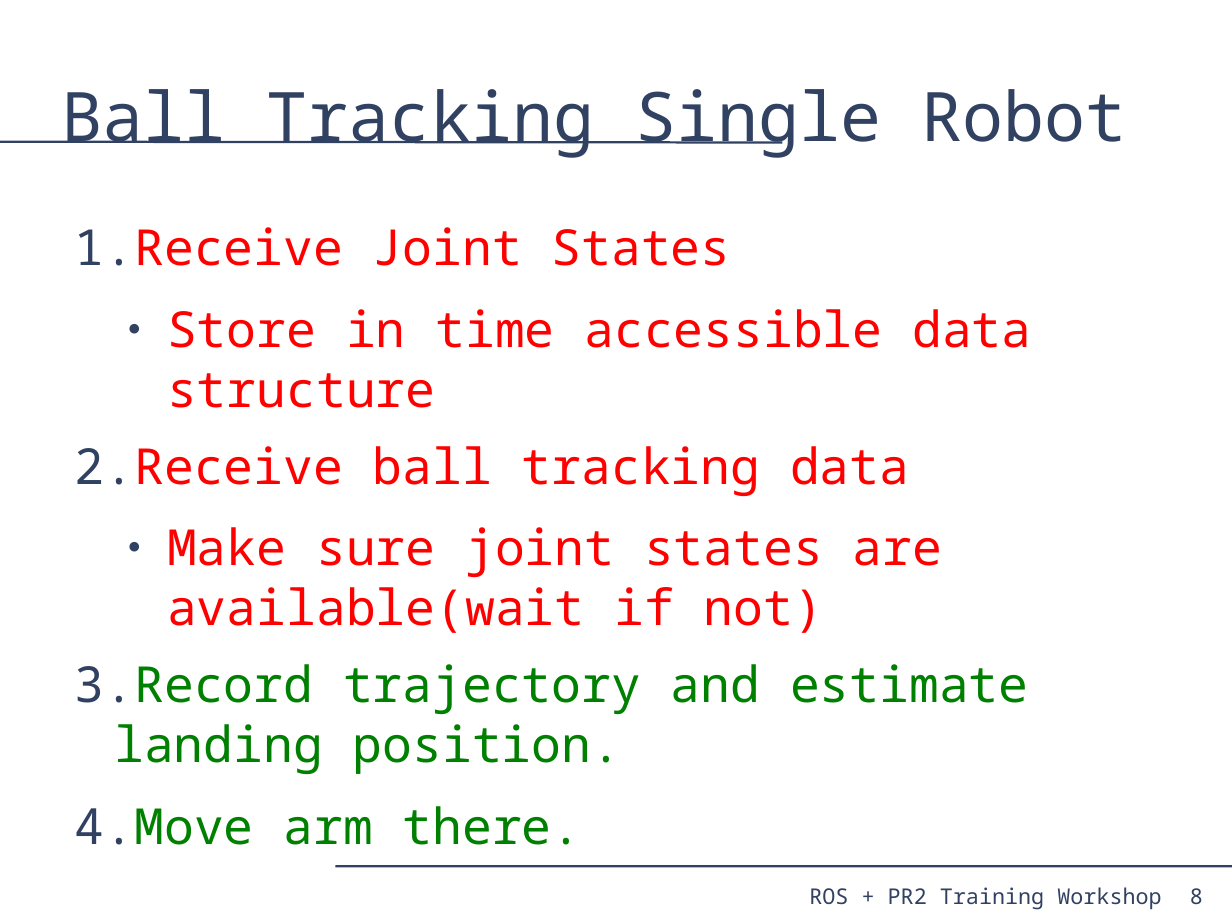
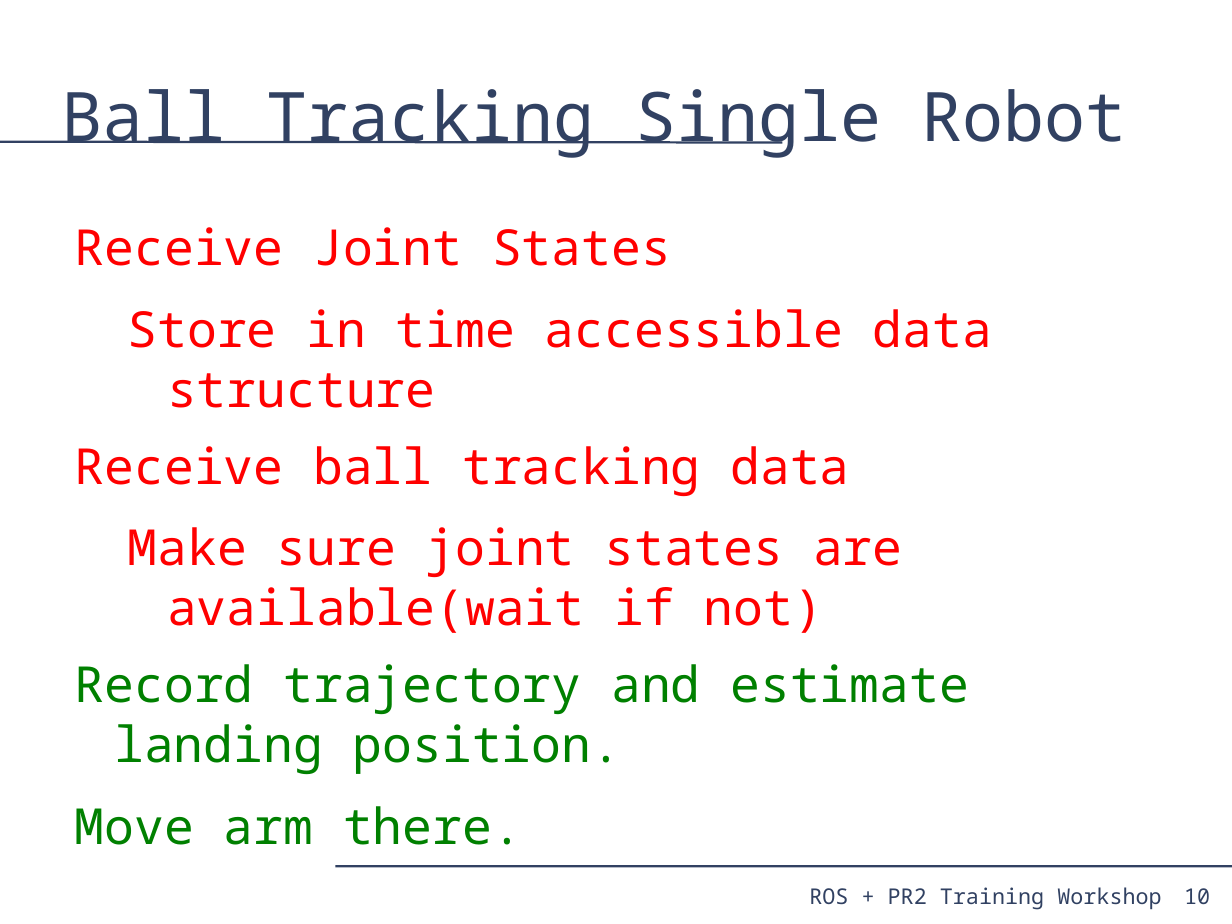
Before and after one commit to PR2/pr2_docs, a slide deck: slide 10 of pr2_training_workshop/tf/tf_training.odp (slide 8 before the commit). Drawn at 1232x924 pixels with LibreOffice and Linux fonts; fonts in the diff are those of the drawing. Boxes give left, top, right and bottom in pixels: in the first picture for what was removed or moved away, otherwise in the second. Text is boxed around its words. In the diff, an @@ line names an element or a change of style, - is before the commit and + after.

```diff
--- a/pr2_training_workshop/tf/tf_training.odp
+++ b/pr2_training_workshop/tf/tf_training.odp
@@ text "Receive Joint States" at box(75, 227, 992, 845): bullet 1. to none; bullet ● to none; list level 2 to 1 in "Store in time accessible data ..."; list level 2 to 1 in "Make sure joint states are ..." @@
@@ page number added at box(1184, 888, 1210, 904), 14 pt, text #314162 @@
+10
@@ page number removed at box(1190, 888, 1203, 904) @@
-8
```
Also in this commit, not shown: 20 other slides changed, 7 slides added.
